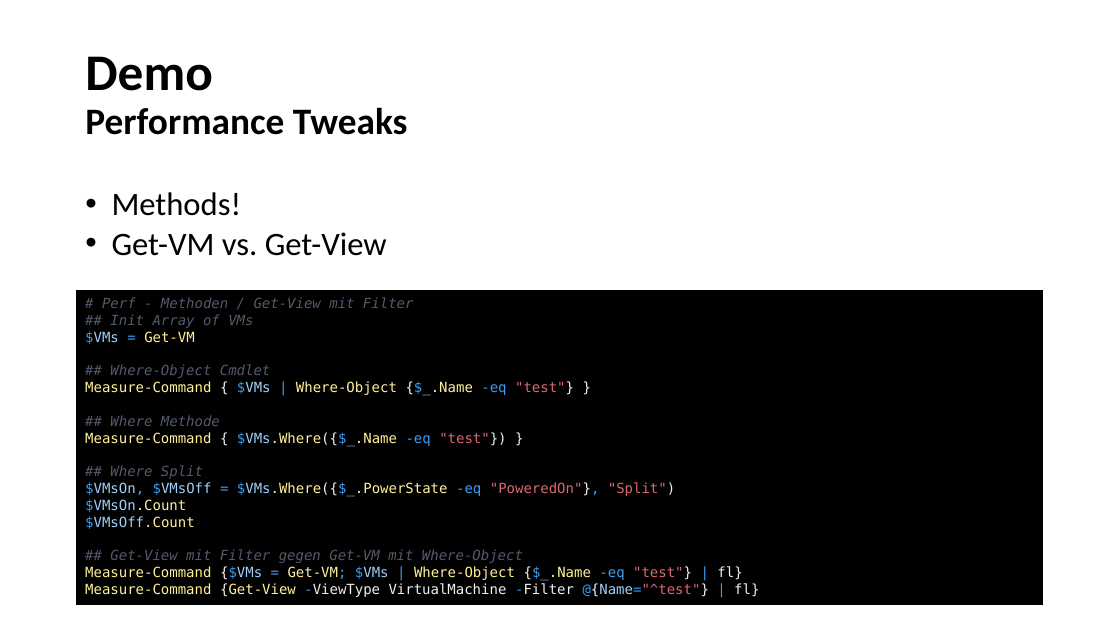
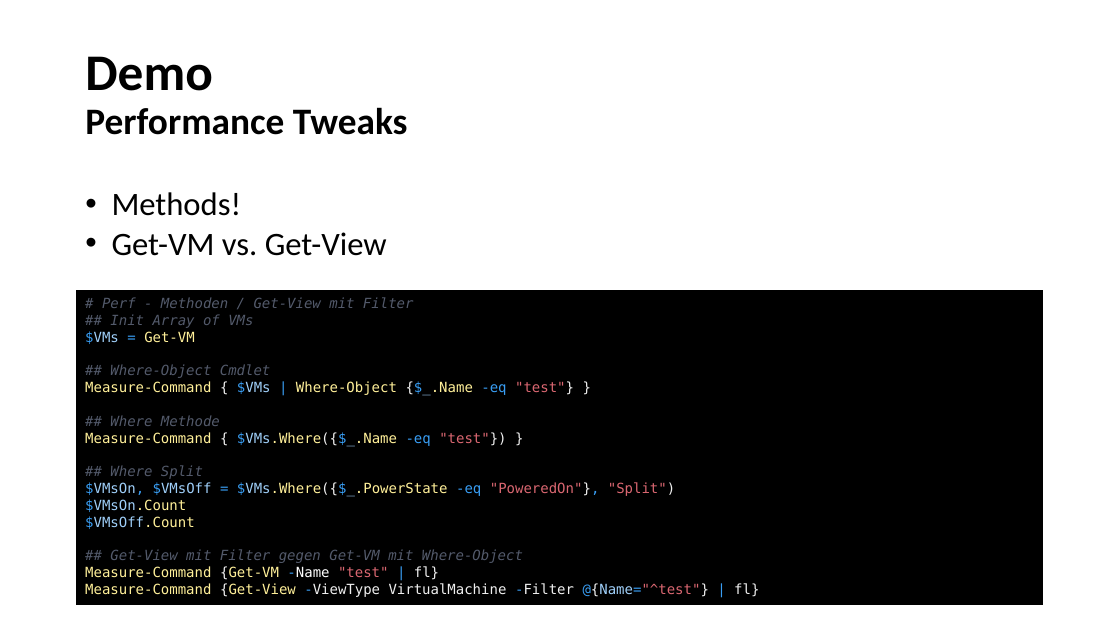
Before and after one commit to hhpsug/presentations, a slide deck: slide 9 of 201810 - PSUG/PowerCLI/VMware PowerCLI.pptx. Drawn at 1120x630 pixels with LibreOffice and Linux fonts; fonts in the diff are those of the drawing. Boxes give left, top, right and bottom in pixels: in the first picture for what was removed or moved away, otherwise in the second. Text is boxed around its words. In the diff, an @@ line names an element or a change of style, - is before the commit and + after.

Commit message:
Updated examples

```diff
--- a/201810 - PSUG/PowerCLI/VMware PowerCLI.pptx
+++ b/201810 - PSUG/PowerCLI/VMware PowerCLI.pptx
@@ text in rectangle at <box>85,566,439,580</box>: text changed @@
-Measure-Command {$VMs = Get-VM; $VMs | Where-Object {$_.Name -eq "test"} | fl}
+Measure-Command {Get-VM -Name "test" | fl}
```
